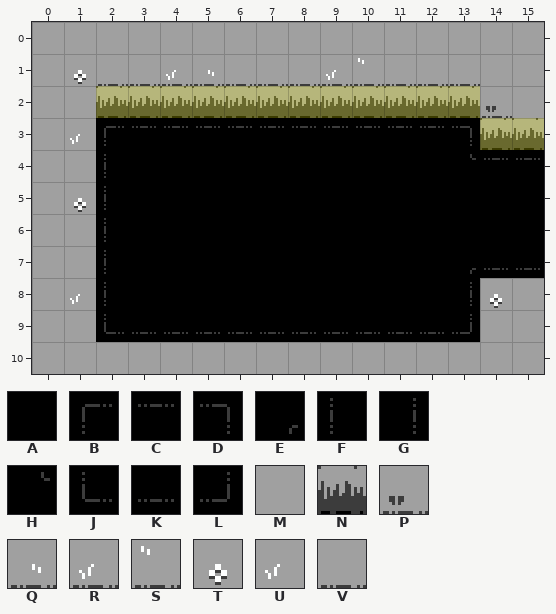
Tiled map -- art/rooms/GrassyTest_Standard_E.tmx. The first picture shows the starting point.
Cells are 16x16 px. Shown: x 0..15, y 0..10.
Key: from "DiscoFloorTiles": A 0 "floor", B 1 "floor", C 2 "floor", D 3 "floor", E 4 "floor", F 17 "floor", G 19 "floor", H 20 "floor", J 33 "floor", K 34 "floor", L 35 "floor"; from "MapTiles": M 2 "map", N 16 "map", P 18 "map", Q 19 "map", R 20 "map", S 21 "map", T 22 "map", U 23 "map", V 24 "map".
_ is an empty cell.
Layers that did not change in this view are not listed.
Layer "Base" before, first column x 0:
 0 MMMMMMMMMMMMMMMM
 1 MTVVRQVVVRSVVVMM
 2 MMNNNNNNNNNNNNPM
 3 MUBCCCCCCCCCCDNN
 4 MMFAAAAAAAAAAHCC
 5 MTFAAAAAAAAAAAAA
 6 MMFAAAAAAAAAAAAA
 7 MMFAAAAAAAAAAEKK
 8 MUFAAAAAAAAAAGTM
 9 MMJKKKKKKKKKKLMM
10 MMMMMMMMMMMMMMMM
Now the later version:
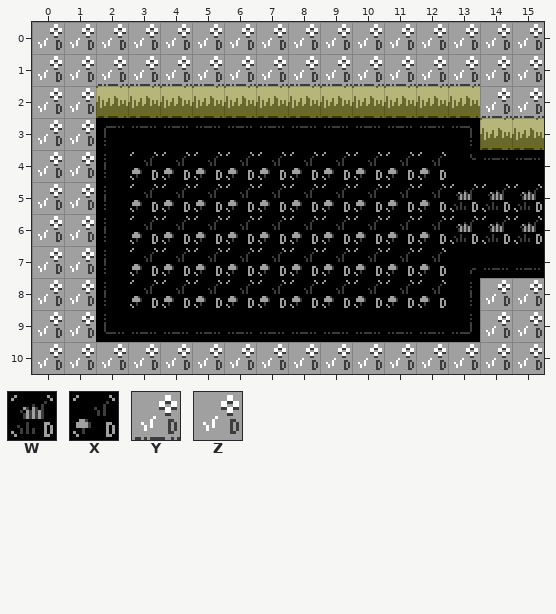
Further tiles: from "TechnicalTiles": W 1 "detail", X 3 "detail", Y 17 "detail", Z 18 "detail".
The author wrote: Add in a bunch of technical tiles in prep for the new room/floor gen
Diff:
Layer "Base":
y 0: x 0..15 MMMMMMMMMMMMMMMM -> ZZZZZZZZZZZZZZZZ
y 1: x 0..15 MTVVRQVVVRSVVVMM -> ZZYYYYYYYYYYYYZZ
y 2: x 0..1 MM -> ZZ; x 14..15 PM -> YY
y 3: x 0..1 MU -> ZZ
y 4: x 0..1 MM -> ZZ; x 3..12 AAAAAAAAAA -> XXXXXXXXXX
y 5: x 0..1 MT -> ZZ; x 3..15 AAAAAAAAAAAAA -> XXXXXXXXXXWWW
y 6: x 0..1 MM -> ZZ; x 3..15 AAAAAAAAAAAAA -> XXXXXXXXXXWWW
y 7: x 0..1 MM -> ZZ; x 3..12 AAAAAAAAAA -> XXXXXXXXXX
y 8: x 0..1 MU -> ZZ; x 3..12 AAAAAAAAAA -> XXXXXXXXXX; x 14..15 TM -> ZZ
y 9: x 0..1 MM -> ZZ; x 14..15 MM -> ZZ
y 10: x 0..15 MMMMMMMMMMMMMMMM -> ZZZZZZZZZZZZZZZZ
Where, in picture pixels (left, top, right, bottom), the same in both pictures:
changed: (38, 24, 544, 370)
